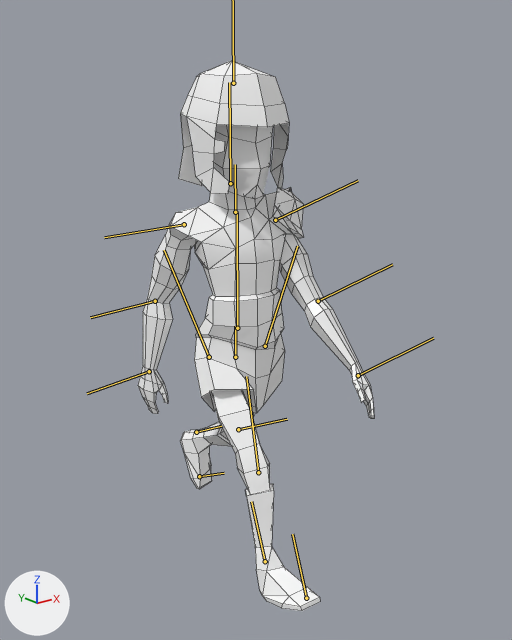
A saved change to the FBX model FbxExporter/Resources/Import/guard.fbx.
Both versions are drawn from a camera (50 mm lens) standing at (-0.211, -0.281, 0.239) and looking at (0.008, -0.007, 0.129). The axes (+X, +Y, +Z) are drawn at lower left. The lights are the same throughout. Both versions are drawn at frame 42 of the action 'Take 001'; the numbers are the values there. The bones that bend it are drawn over the model as lines. Mesh edges are drawn as thin lines.

Objects in the first picture: 'SD_Guard_mesh'.
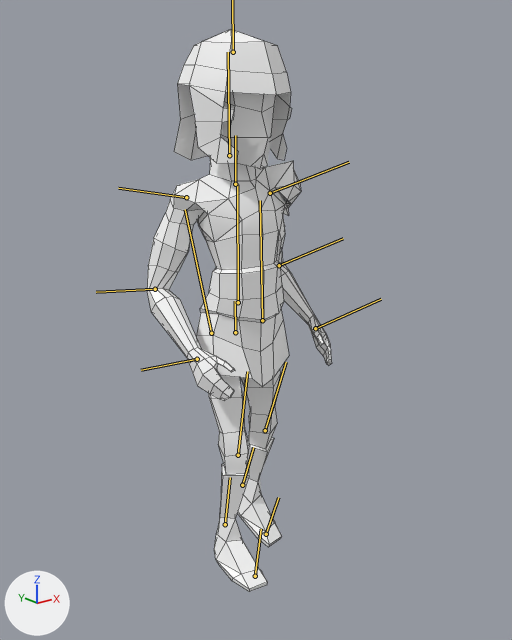
What differs and where, as boxes [x1, y1, x2, y2] in the pictures (512 x 640 px):
'SD_Guard_mesh', posed (22% narrower): before [138, 61, 374, 611]; after [147, 29, 332, 592]
bone 'SD_Guard:SD_GuardCaptain:leftshoulder', root to tip: before (275, 220) to (358, 180); after (270, 193) to (349, 162)
bone 'SD_Guard:SD_GuardCaptain:leftelbow', root to tip: before (318, 301) to (392, 264); after (279, 265) to (343, 238)
bone 'SD_Guard:SD_GuardCaptain:rightshoulder', root to tip: before (184, 224) to (104, 237); after (186, 197) to (118, 188)
bone 'SD_Guard:SD_GuardCaptain:rightelbow', root to tip: before (155, 301) to (90, 317); after (155, 289) to (96, 292)
bone 'SD_Guard:SD_GuardCaptain:leftthigh', root to tip: before (265, 346) to (297, 246); after (262, 320) to (260, 200)
bone 'SD_Guard:SD_GuardCaptain:leftknee', root to tip: before (238, 429) to (287, 419); after (265, 430) to (286, 362)
bone 'SD_Guard:SD_GuardCaptain:rightthigh', root to tip: before (209, 357) to (164, 250); after (211, 333) to (185, 209)
bone 'SD_Guard:SD_GuardCaptain:rightankle', root to tip: before (265, 561) to (251, 501); after (225, 524) to (230, 477)

The change, as a diff of the scene's bpy script:
```diff
--- a/FbxExporter/Resources/Import/guard.fbx.py
+++ b/FbxExporter/Resources/Import/guard.fbx.py
@@ bone_rig_object @@
 bone_rig_object = bpy.data.objects['SD_Guard:SD_GuardCaptain:hipcontrol']  # the whole rig 'SD_Guard:SD_GuardCaptain:hipcontrol'
-bone_rig_object.location = (0.0, 10.8663, 0.0)
-bone_rig_object.rotation_euler = (0.0, -0.157, 0.0)  # degrees (0, -9, 0)
+bone_rig_object.location = (0.0, 12.2242, 0.0)
+bone_rig_object.rotation_euler = (0.0, 0.0, 0.0)  # degrees (0, 0, 0)
@@ bone_sd_guard_sd_guardcaptain_leftshoulder @@
 bone_sd_guard_sd_guardcaptain_leftshoulder = bpy.data.objects['SD_Guard:SD_GuardCaptain:hipcontrol'].pose.bones['SD_Guard:SD_GuardCaptain:leftshoulder']  # child of 'SD_Guard:SD_GuardCaptain:neck'
-bone_sd_guard_sd_guardcaptain_leftshoulder.rotation_quaternion = (0.739, -0.102, -0.389, -0.54)  # degrees (22, -43, -81)
+bone_sd_guard_sd_guardcaptain_leftshoulder.rotation_quaternion = (0.804, 0.159, -0.009, -0.573)  # degrees (16, 10, -70)
@@ bone_sd_guard_sd_guardcaptain_leftelbow @@
 bone_sd_guard_sd_guardcaptain_leftelbow = bpy.data.objects['SD_Guard:SD_GuardCaptain:hipcontrol'].pose.bones['SD_Guard:SD_GuardCaptain:leftelbow']  # child of 'SD_Guard:SD_GuardCaptain:leftshoulder'
-bone_sd_guard_sd_guardcaptain_leftelbow.rotation_quaternion = (0.997, 0.0, 0.076, 0.0)  # degrees (0, 9, 0)
+bone_sd_guard_sd_guardcaptain_leftelbow.rotation_quaternion = (0.886, 0.0, -0.463, 0.0)  # degrees (0, -55, 0)
@@ bone_sd_guard_sd_guardcaptain_rightshoulder @@
 bone_sd_guard_sd_guardcaptain_rightshoulder = bpy.data.objects['SD_Guard:SD_GuardCaptain:hipcontrol'].pose.bones['SD_Guard:SD_GuardCaptain:rightshoulder']  # child of 'SD_Guard:SD_GuardCaptain:neck'
-bone_sd_guard_sd_guardcaptain_rightshoulder.rotation_quaternion = (0.713, 0.259, -0.017, 0.652)  # degrees (22, -21, 81)
+bone_sd_guard_sd_guardcaptain_rightshoulder.rotation_quaternion = (0.77, 0.179, 0.052, 0.61)  # degrees (20, -8, 75)
@@ bone_sd_guard_sd_guardcaptain_rightelbow @@
 bone_sd_guard_sd_guardcaptain_rightelbow = bpy.data.objects['SD_Guard:SD_GuardCaptain:hipcontrol'].pose.bones['SD_Guard:SD_GuardCaptain:rightelbow']  # child of 'SD_Guard:SD_GuardCaptain:rightshoulder'
-bone_sd_guard_sd_guardcaptain_rightelbow.rotation_quaternion = (0.995, 0.0, 0.101, 0.0)  # degrees (0, 12, 0)
+bone_sd_guard_sd_guardcaptain_rightelbow.rotation_quaternion = (0.893, 0.0, 0.451, 0.0)  # degrees (0, 54, 0)
@@ bone_sd_guard_sd_guardcaptain_leftthigh @@
 bone_sd_guard_sd_guardcaptain_leftthigh = bpy.data.objects['SD_Guard:SD_GuardCaptain:hipcontrol'].pose.bones['SD_Guard:SD_GuardCaptain:leftthigh']  # child of 'SD_Guard:SD_GuardCaptain:root'
-bone_sd_guard_sd_guardcaptain_leftthigh.rotation_quaternion = (0.977, 0.2, 0.078, -0.013)  # degrees (23, 9, 0)
+bone_sd_guard_sd_guardcaptain_leftthigh.rotation_quaternion = (1.0, -0.016, 0.002, 0.0)  # degrees (-2, 0, 0)
@@ bone_sd_guard_sd_guardcaptain_leftknee @@
 bone_sd_guard_sd_guardcaptain_leftknee = bpy.data.objects['SD_Guard:SD_GuardCaptain:hipcontrol'].pose.bones['SD_Guard:SD_GuardCaptain:leftknee']  # child of 'SD_Guard:SD_GuardCaptain:leftthigh'
-bone_sd_guard_sd_guardcaptain_leftknee.rotation_quaternion = (0.943, 0.333, 0.0, 0.0)  # degrees (39, 0, 0)
+bone_sd_guard_sd_guardcaptain_leftknee.rotation_quaternion = (0.982, 0.19, 0.0, 0.0)  # degrees (22, 0, 0)
@@ bone_sd_guard_sd_guardcaptain_rightthigh @@
 bone_sd_guard_sd_guardcaptain_rightthigh = bpy.data.objects['SD_Guard:SD_GuardCaptain:hipcontrol'].pose.bones['SD_Guard:SD_GuardCaptain:rightthigh']  # child of 'SD_Guard:SD_GuardCaptain:root'
-bone_sd_guard_sd_guardcaptain_rightthigh.rotation_quaternion = (0.939, -0.335, 0.074, 0.026)  # degrees (-39, 9, 0)
+bone_sd_guard_sd_guardcaptain_rightthigh.rotation_quaternion = (0.986, -0.168, 0.0, 0.0)  # degrees (-19, 0, 0)
@@ bone_sd_guard_sd_guardcaptain_rightankle @@
 bone_sd_guard_sd_guardcaptain_rightankle = bpy.data.objects['SD_Guard:SD_GuardCaptain:hipcontrol'].pose.bones['SD_Guard:SD_GuardCaptain:rightankle']  # child of 'SD_Guard:SD_GuardCaptain:rightknee'
-bone_sd_guard_sd_guardcaptain_rightankle.rotation_quaternion = (0.997, -0.076, 0.0, 0.0)  # degrees (-9, 0, 0)
+bone_sd_guard_sd_guardcaptain_rightankle.rotation_quaternion = (1.0, 0.0, 0.0, 0.0)  # degrees (0, 0, 0)
```
